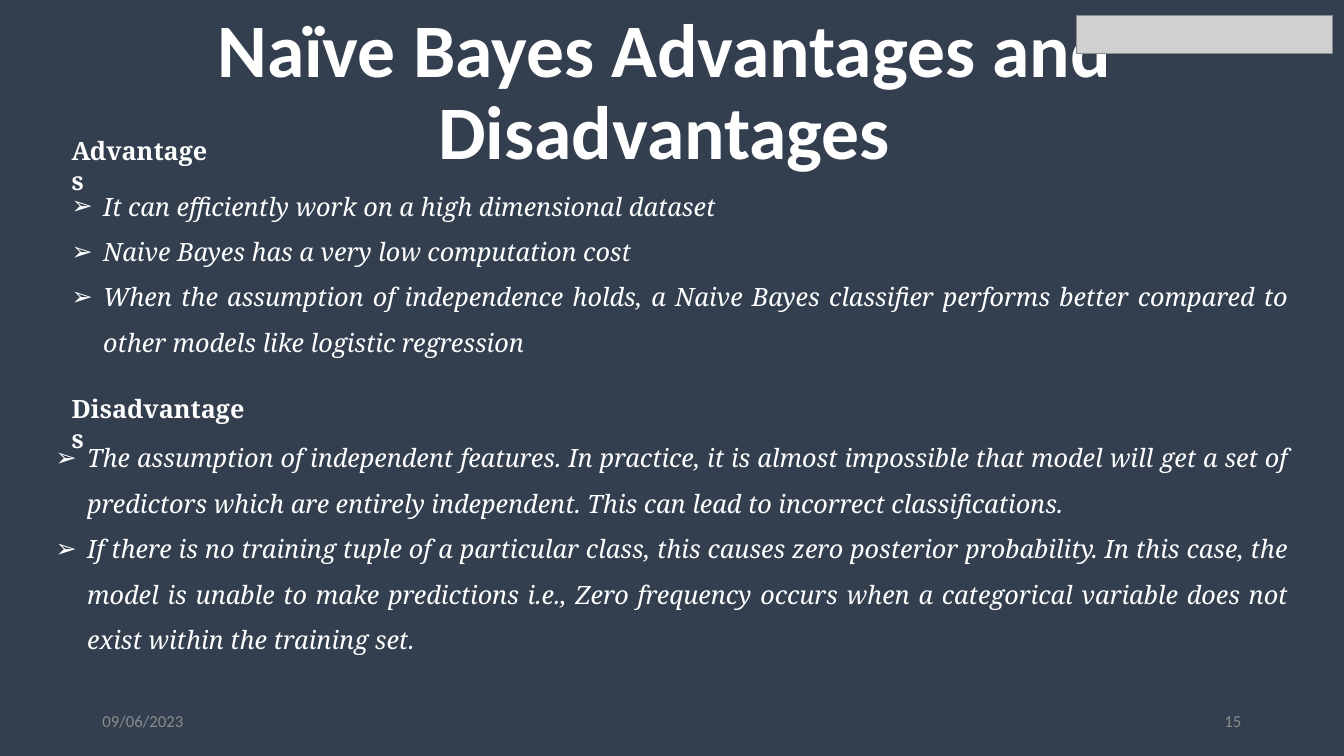
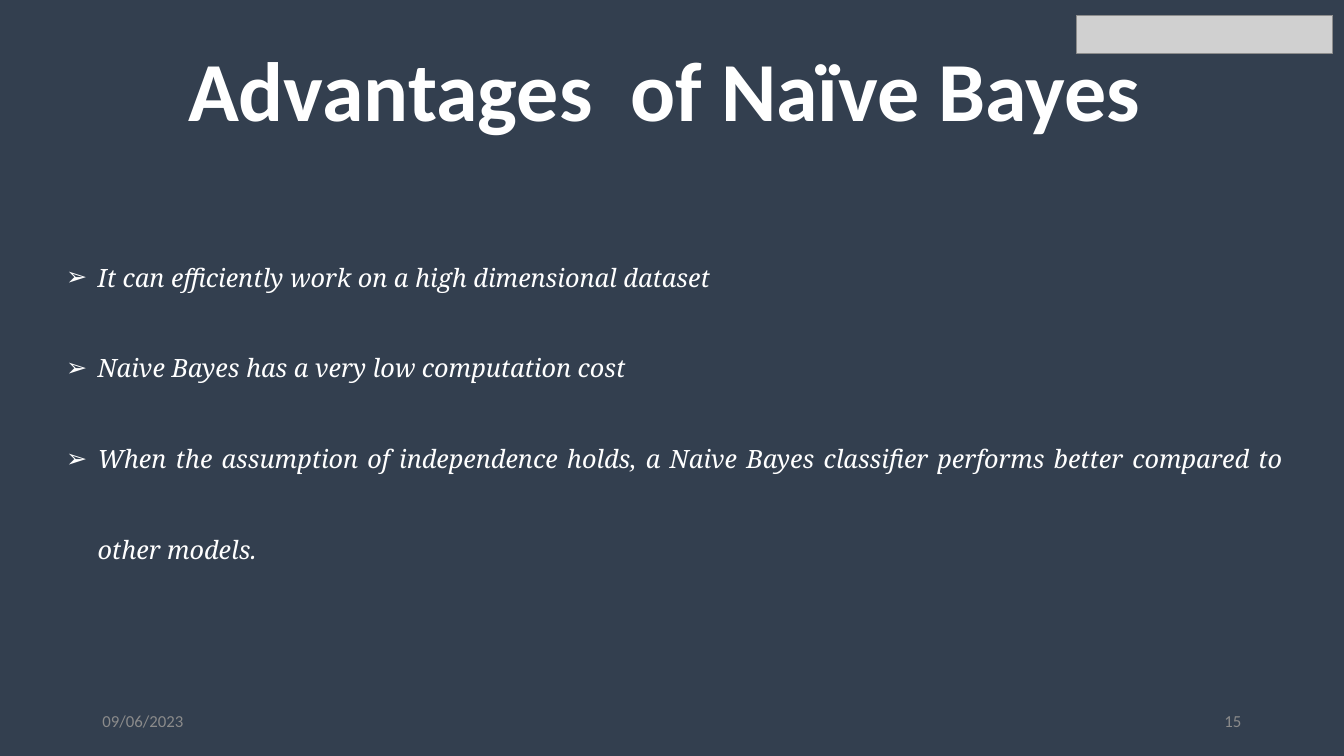
Before and after one commit to Stephaaniee/Machine-Learning, a slide deck: slide 15 of Submission Folder/NaiveBayes.pptx. Drawn at 1344x756 pixels with LibreOffice and Linux fonts; fonts in the diff are those of the drawing; grey boxes stand for pictures; background and template pictures are left out. Boxes give left, top, right and bottom in pixels: in the first picture for what was removed or moved away, otherwise in the second. Text is boxed around its words. In the diff, an @@ line names an element or a change of style, - is before the commit and + after.

```diff
--- a/Submission Folder/NaiveBayes.pptx
+++ b/Submission Folder/NaiveBayes.pptx
@@ title at [188,51,1141,136]: text changed; size 54 to 60 pt @@
-Naïve Bayes Advantages and Disadvantages
+Advantages of Naïve Bayes
@@ text removed at [62,131,226,171] @@
-Advantages
@@ text "It can efficiently work on ...": place and size @@
-text "It can efficiently work on ..." at [103,196,1288,358]
+text "It can efficiently work on ..." at [98,267,1282,560]
@@ text at [98,267,709,383]: line spacing 1.5 to 3 @@
@@ text removed at [62,389,264,430] @@
-Disadvantages
@@ text removed at [87,447,1288,655] @@
-➢ The assumption of independent features. In practice, it is almost impossible that model will get a set of predictors which are entirely independent. This can lead to incorrect classifications.
-➢ If there is no training tuple of a particular class, this causes zero posterior probability. In this case, the model is unable to make predictions i.e., Zero frequency occurs when a categorical variable does not exist within the training set.
@@ text at [98,448,1282,560]: text changed @@
-➢ When the assumption of independence holds, a Naive Bayes classifier performs better compared to other models like logistic regression
+➢ When the assumption of independence holds, a Naive Bayes classifier performs better compared to other models.
```
Also in this commit, not shown: 7 other slides changed, 1 slide added, 4 other files.
